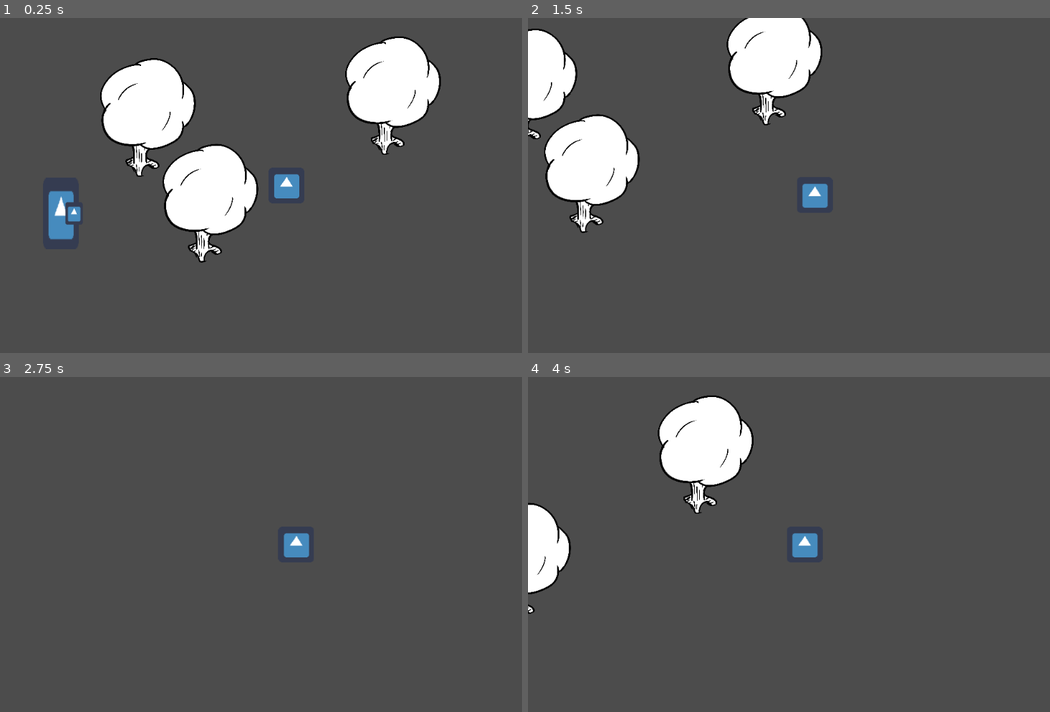
Above: before the commit, frames 1-4 (two rows, left to right).
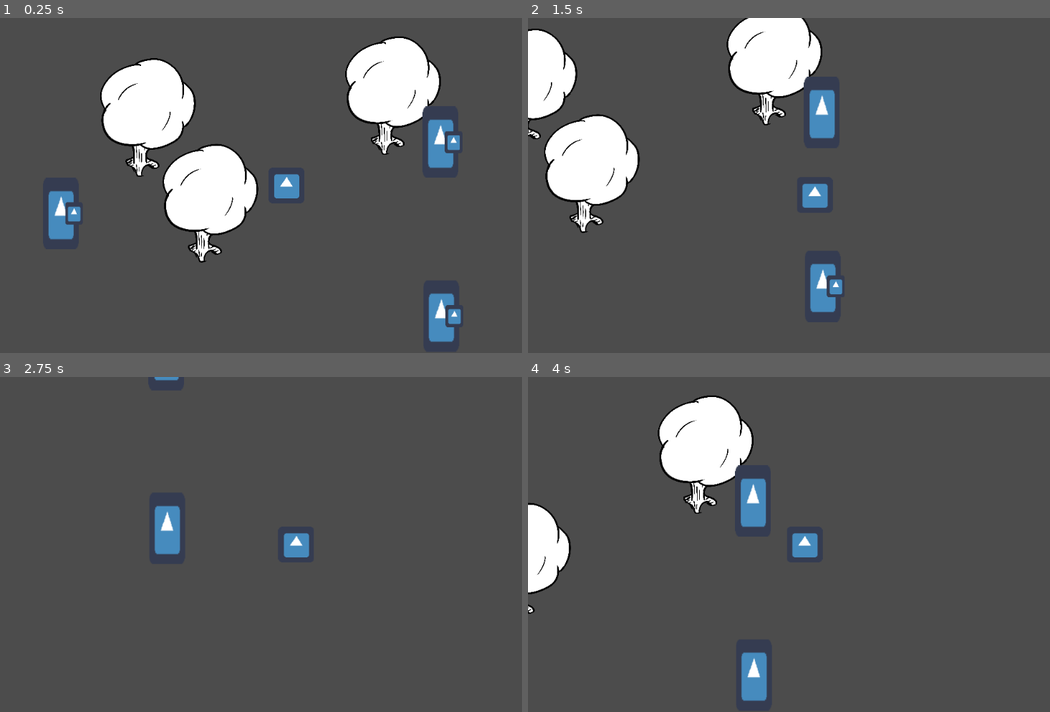
Above: after the commit, the same moments.

Repository: stwupton/anachronism
Game: Godot game, scene res://scn/MovementTestScene.tscn
Same seed, same stepped clock (60 frames per second), same inputs: the game is played once before the commit and once after it. This scene is started directly instead of the project's main scene. The engine's default icon, where the game draws it, is replaced by a stand-in: a white triangle on a blue panel in a dark square.
Inputs:
- Up to frame 1 (0.25 s): no input
- Up to frame 2 (1.5 s): tap Enter at 0.5 s; hold Right (ui_right) 0.53-1.28 s; hold Down (ui_down) from 1.28 s (still down)
- Up to frame 3 (2.75 s): release Down (ui_down) at 2.03 s; hold Right (ui_right) from 2.03 s (still down)
- Up to frame 4 (4 s): release Right (ui_right) at 2.78 s; hold Up (ui_up) 2.78-3.53 s; hold Left (ui_left) from 3.53 s (still down)

The runs differ from the first frame. In frame 1, 1.5% of the frame differs, in the area x 80-89%, y 26-97%; in frame 2, 1.4%; in frame 3, 0.8%; in frame 4, 1.5%.
Error in both runs: Invalid get index '1' (on base: 'PoolVector2Array'). (res://scn/PoliceCar.gd:29)

Commit message:
Added new assets from Tom

Diff:
--- a/scn/MovementTestScene.tscn
+++ b/scn/MovementTestScene.tscn
@@ -76,6 +76,18 @@
 navpoly = SubResource( 1 )
 enabled = true
 
+[node name="Node2D" parent="Navigation2D" index="1" instance=ExtResource( 3 )]
+
+position = Vector2( -77.0048, 182.75 )
+
+[node name="Node2D2" parent="Navigation2D" index="2" instance=ExtResource( 3 )]
+
+position = Vector2( 792.274, 585.421 )
+
+[node name="Node2D3" parent="Navigation2D" index="3" instance=ExtResource( 3 )]
+
+position = Vector2( 790.914, 273.895 )
+
 [node name="PoliceCar" parent="." index="14" instance=ExtResource( 4 )]
 
 position = Vector2( -1133.95, 399.856 )
Binary file added: Asset/char.png
Binary file added: Asset/roadCorner.png
Binary file added: Asset/roadCross.png
Binary file added: Asset/roadStraight.png
Binary file added: Asset/roadT.png
